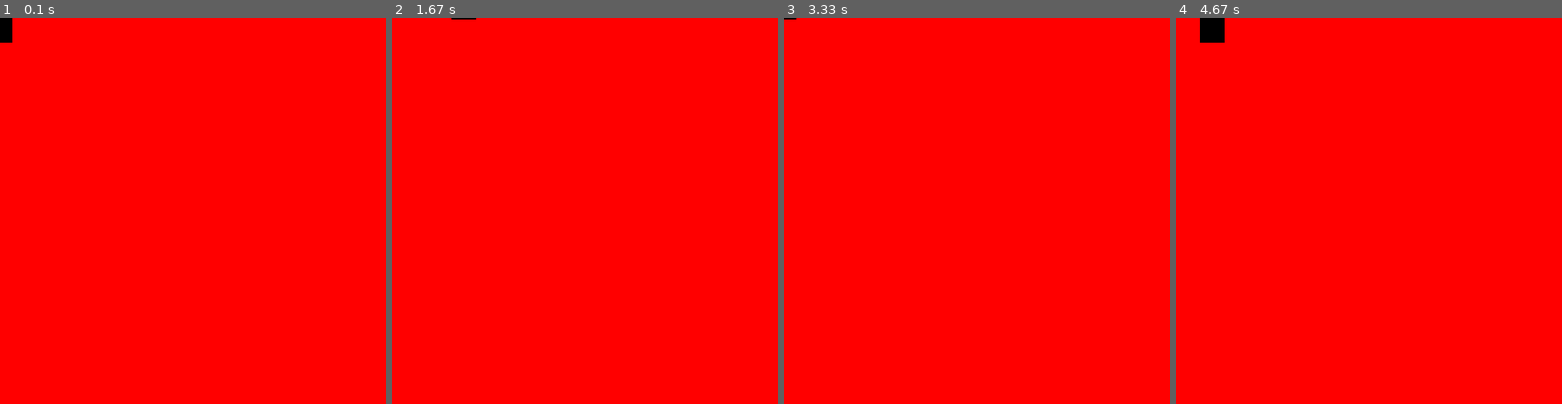
Above: before the commit, frames 1-4 (left to right).
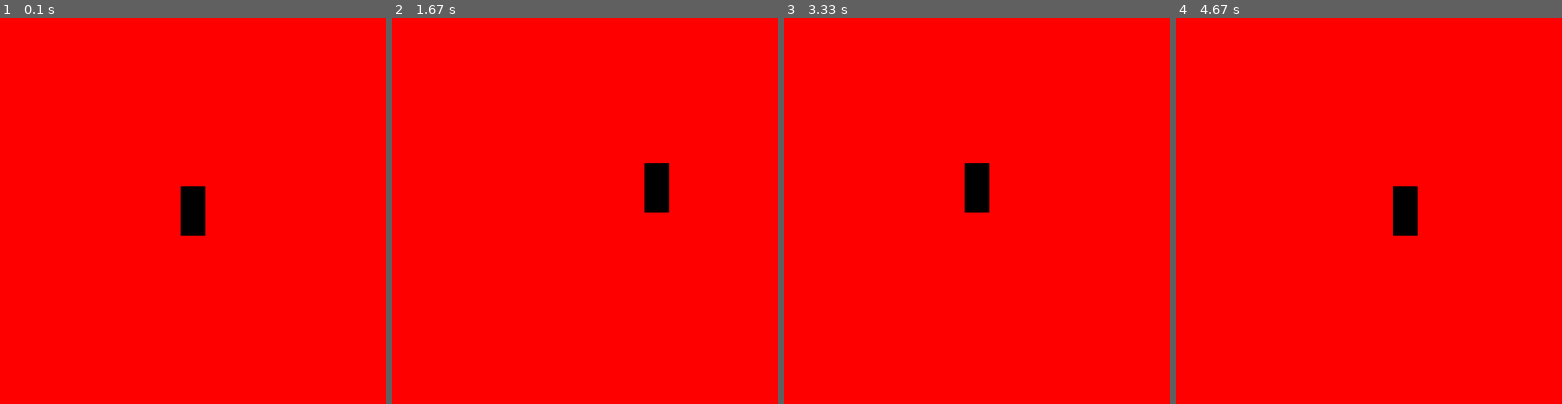
Above: after the commit, the same moments.

Repository: joscor34/juego_pygame_valley
Game: pygame game, started from code/main.py
The game is run twice, just before and just after one commit, with the same random seed, the same clock (stepped at 60 frames per second) and the same inputs.
Inputs:
- Up to frame 1 (0.1 s): no input
- Up to frame 2 (1.67 s): hold D 0.33-0.8 s; hold W 0.83-1.13 s; hold D 1.17-1.63 s
- Up to frame 3 (3.33 s): hold A 1.67-2.2 s; hold S 2.23-2.53 s; hold A 2.57-2.97 s; hold W from 3 s (still down)
- Up to frame 4 (4.67 s): release W at 3.37 s; hold D 3.4-4.03 s; hold S 4.07-4.43 s; hold A from 4.47 s (still down)

The runs differ from the first frame. In frame 1, 1.0% of the frame differs, in the area x 0-54%, y 0-57%; in frame 2, 0.8%; in frame 3, 0.8%; in frame 4, 1.2%, in the area x 6-63%, y 0-57%.

Commit message:
Ahora el jugador aparece en el centro

Diff:
--- a/code/player.py
+++ b/code/player.py
@@ -12,9 +12,9 @@
     self.rect = self.image.get_rect(center = pos)
 
     # Configuración para el movimiento
-    self.direction = pygame.math.Vector2(self.rect.center)
+    self.direction = pygame.math.Vector2()
 
-    self.pos = pygame.math.Vector2()
+    self.pos = pygame.math.Vector2(self.rect.center)
 
     self.speed = 100
 
